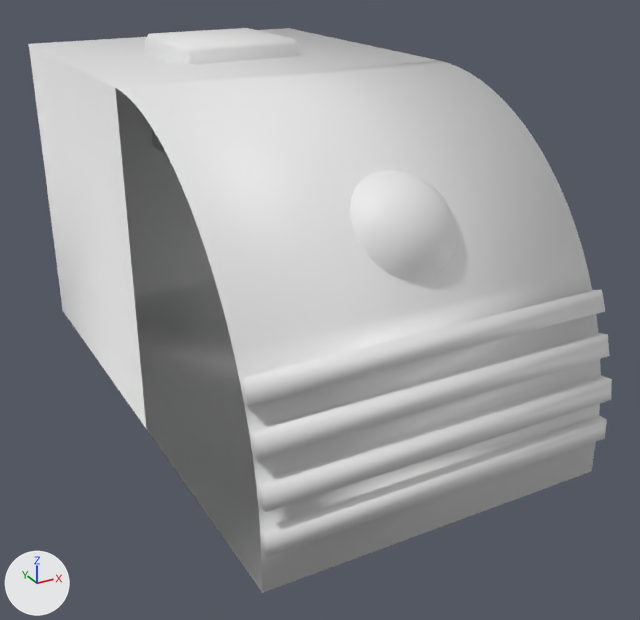
The FBX model Models/Cubes/Autopilot-Block_Large_LOD3.fbx, before and after one commit.
The view is the same before and after, from a camera (50 mm lens) standing at (-2.83, -5.75, 2.25) and looking at (0.18, -0.28, -0.48). Lighting does not change. The marker at lower left points along +X, +Y and +Z. Materials are left out; every surface is plain grey. Where no turn or scale is listed for an object, it has been applied to the vertices. Vertices at the same position are counted once.

The scene before the commit, as lines of its bpy script (objects in view):
```python
me_cube_001 = bpy.data.meshes.new('Cube.001')
me_cube_001.from_pydata(...)  # 24 vertices, 26 faces; spans x -0.51..0.443, y -0.477..0.477, z -0.477..0.477
me_cube_001.materials.append(mat_paintable)
me_cube_002 = bpy.data.meshes.new('Cube.002')
me_cube_002.from_pydata(...)  # 74 vertices, 47 faces; spans x -1.25..1.25, y -3.34..1.25, z -1.25..1.25
me_cube_002.materials.append(mat_dx11)
# before: 0 (-1.25, 1.25, -1.25) at pixel (62, 310), 1 (1.25, 1.25, -1.25), 2 (1.25, -1.25, -1.25), 3 (-1.25, -1.25, -1.25) at pixel (146, 429), 4 (-1.25, 1.25, 1.25) at pixel (28, 43)
# before: 5 (1.25, 1.25, 1.25) at pixel (288, 28), 6 (1.25, -1.25, 1.25) at pixel (438, 60), 7 (-1.25, -1.25, 1.25) at pixel (115, 87), 8 (1.25, -3.26, -1.25) at pixel (591, 471), 9 (-1.25, -3.26, -1.25) at pixel (262, 592)
me_sphere_001 = bpy.data.meshes.new('Sphere.001')
me_sphere_001.from_pydata(...)  # a UV sphere (32 segments, 16 rings, poles along z) spanning x -0.405..0.405, y -0.405..0.405, z -0.405..0.405
me_sphere_001.materials.append(mat_radar)
ob_cube_002 = bpy.data.objects.new('Cube.002', me_cube_001)
ob_cube_002.location = (0.05, 1.071, 0.935)
ob_cube_003 = bpy.data.objects.new('Cube.003', me_cube_002)
ob_cube_003.location = (0.043, 1.127, 0.035)
ob_sphere_001 = bpy.data.objects.new('Sphere.001', me_sphere_001)
ob_sphere_001.location = (0.045, -1.414, 0.473)
```
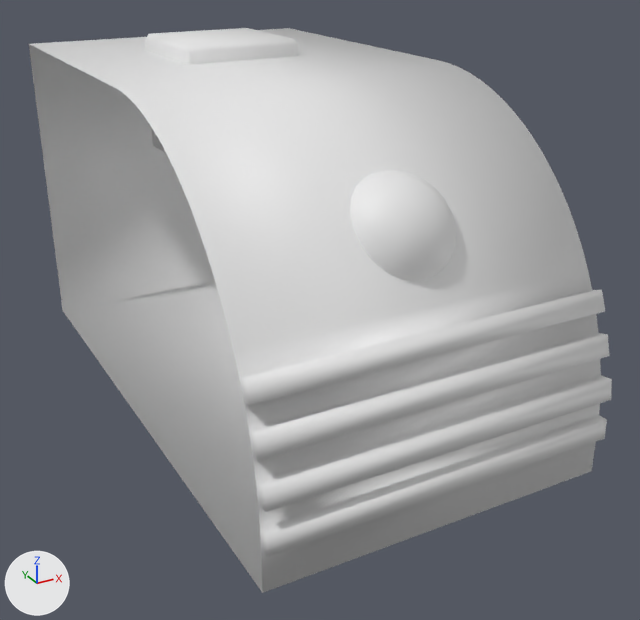
Where the newer file only moved an object's origin or applied its transform, the numbers keep the older frame.

Changed parts and their boxes (x1, y1, x2, y2) in the pictures (640 x 620 px):
part 1 of me_cube_002, cut back: before (29, 44, 262, 591); after (63, 281, 262, 591)

Patch to the scene script:
```diff
--- a/Models/Cubes/Autopilot-Block_Large_LOD3.fbx.py
+++ b/Models/Cubes/Autopilot-Block_Large_LOD3.fbx.py
@@ me_cube_002 @@
 # used by ob_cube_003; location = (0.043, 1.127, 0.035)
 # verts and faces of me_cube_002; kept vertices keep their numbers, new ones are numbered from 74
-me_cube_002.from_pydata(...)  # 74 vertices, 47 faces; spans x -1.25..1.25, y -3.34..1.25, z -1.25..1.25
+me_cube_002.from_pydata(...)  # 72 vertices, 44 faces; spans x -1.25..1.25, y -3.34..1.25, z -1.25..1.25
+# me_cube_002 part 1
+delete_vertices([2, 3])  # with the faces that use them
+faces += [(0, 1, 8, 9)]
```
